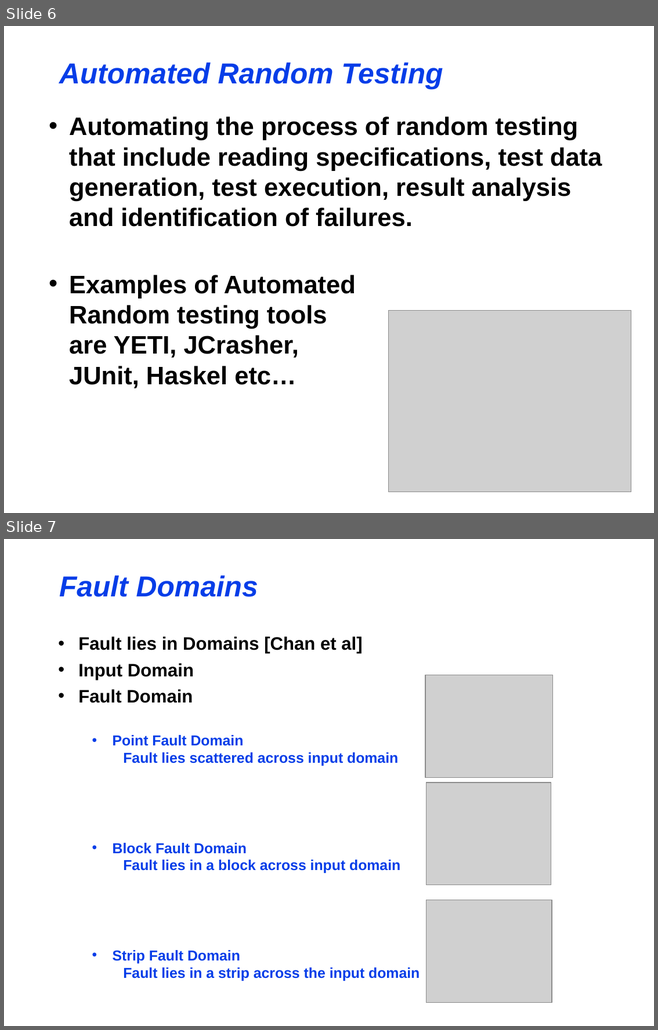
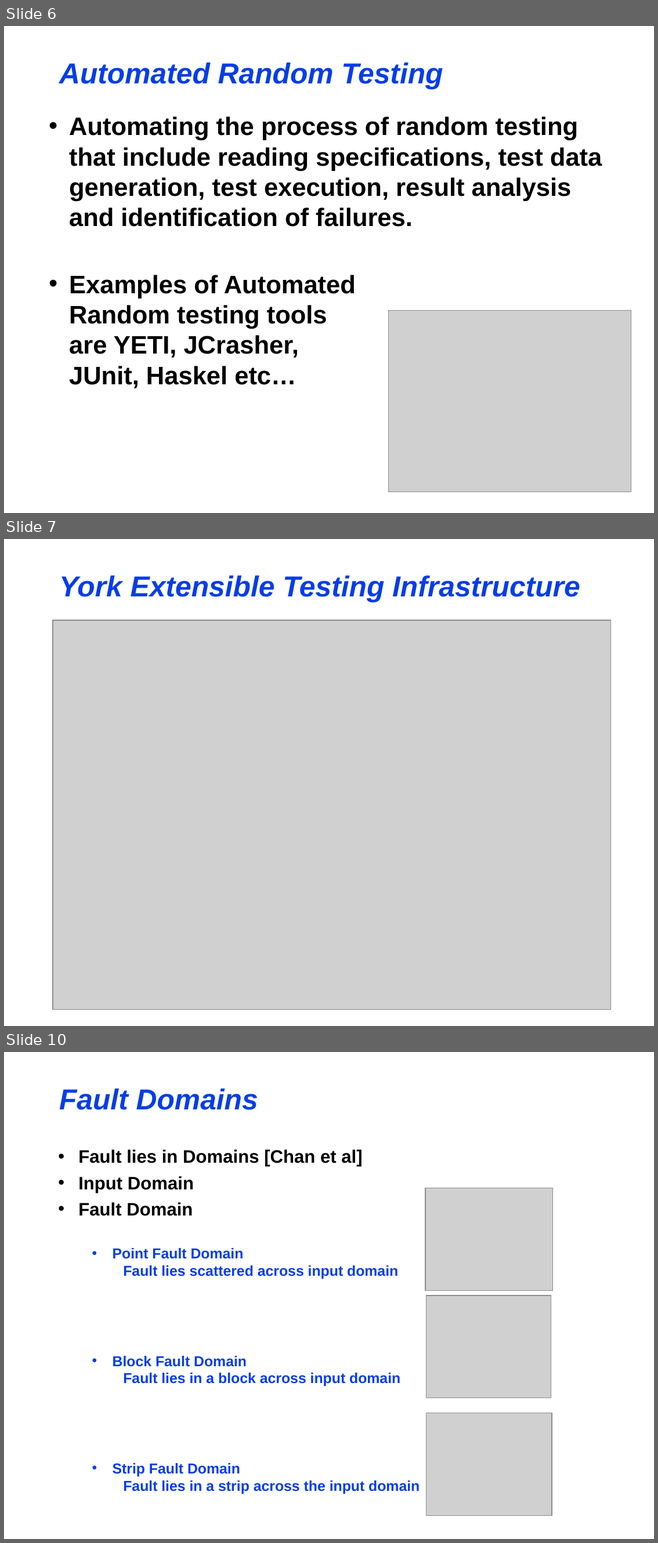
Before and after one commit to maochy/yeti-test, a slide deck: ThesisSeminar/ThesisSeminar.ppt. Shown one above the other, each under a label of ours: slides 6 and 7 before the commit, slides 6, 7 and 10 after it; the slides between them are not shown. The pictures are 658x1030 and 658x1543 pixels, drawn with LibreOffice and Linux fonts; fonts in the diff are those of the drawing; grey boxes stand for pictures. Boxes give left, top, right and bottom in pixels: in the first picture for what was removed or moved away, otherwise in the second. Text is boxed around its words. In the diff, an @@ line names an element or a change of style, - is before the commit and + after.

```diff
--- a/ThesisSeminar/ThesisSeminar.ppt
+++ b/ThesisSeminar/ThesisSeminar.ppt
@@ slide 7 added at bbox=[4, 539, 654, 1026], background #FFFFFF @@
@@ title added at bbox=[59, 576, 580, 602], 32 pt, text #063DE8, bold, italic @@
+York Extensible Testing Infrastructure
@@ picture added at bbox=[53, 620, 610, 1010] @@
@@ what was slide 7 is now slide 10 @@
```
Also in this commit, not shown: 2 other slides added.
